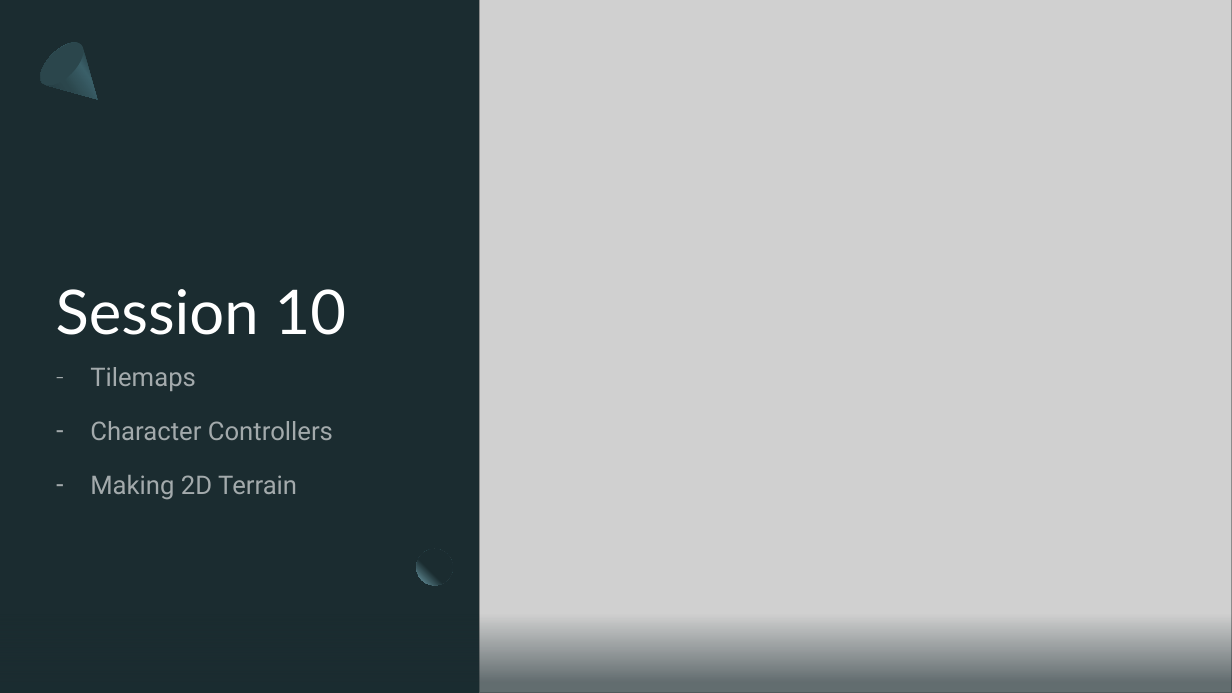
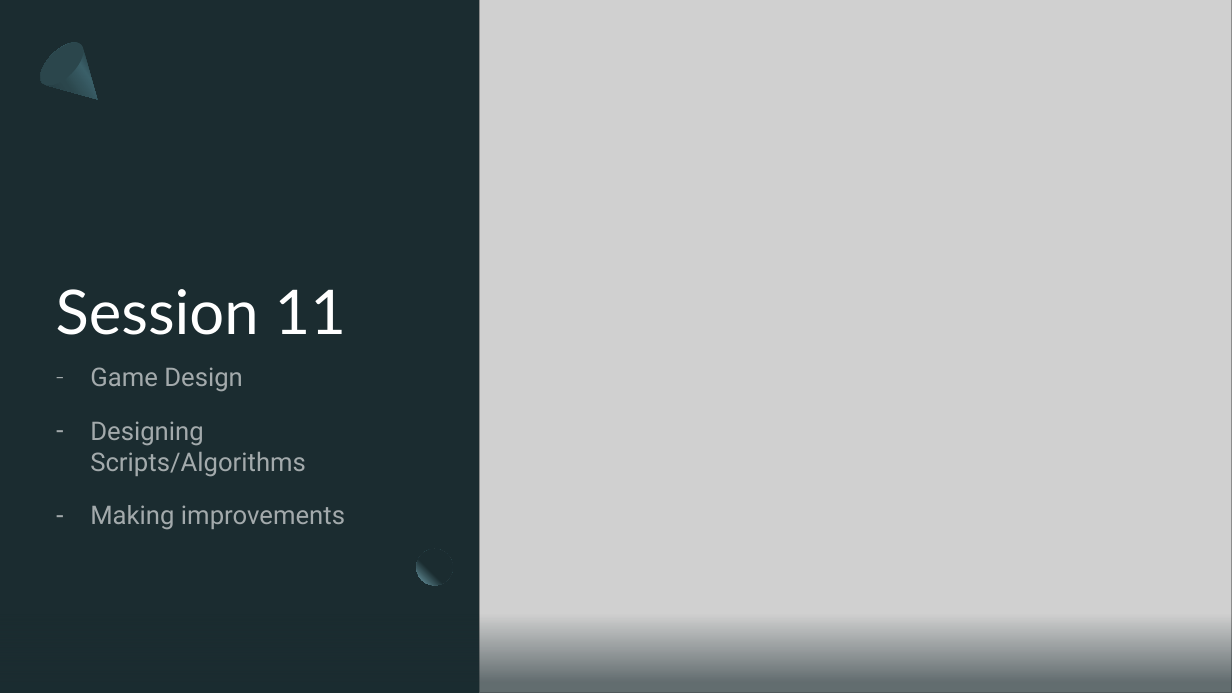
Before and after one commit to JoshyDEWstive/tutoring-exampleclasses, a slide deck: slide 1 of Session11Examples/Session 11.pptx. Drawn at 1232x693 pixels with LibreOffice and Linux fonts; fonts in the diff are those of the drawing; grey boxes stand for pictures. Boxes give left, top, right and bottom in pixels: in the first picture for what was removed or moved away, otherwise in the second. Text is boxed around its words. In the diff, an @@ line names an element or a change of style, - is before the commit and + after.

Commit message:
Session 11 Full

```diff
--- a/Session11Examples/Session 11.pptx
+++ b/Session11Examples/Session 11.pptx
@@ title at <box>56,289,346,335</box>: text changed @@
-Session 10
+Session 11
@@ subtitle at <box>90,367,345,530</box>: text changed @@
-– Tilemaps
-– Character Controllers
-– Making 2D Terrain
+– Game Design
+– Designing Scripts/Algorithms
+– Making improvements
```
Also in this commit, not shown: 2 other files.
